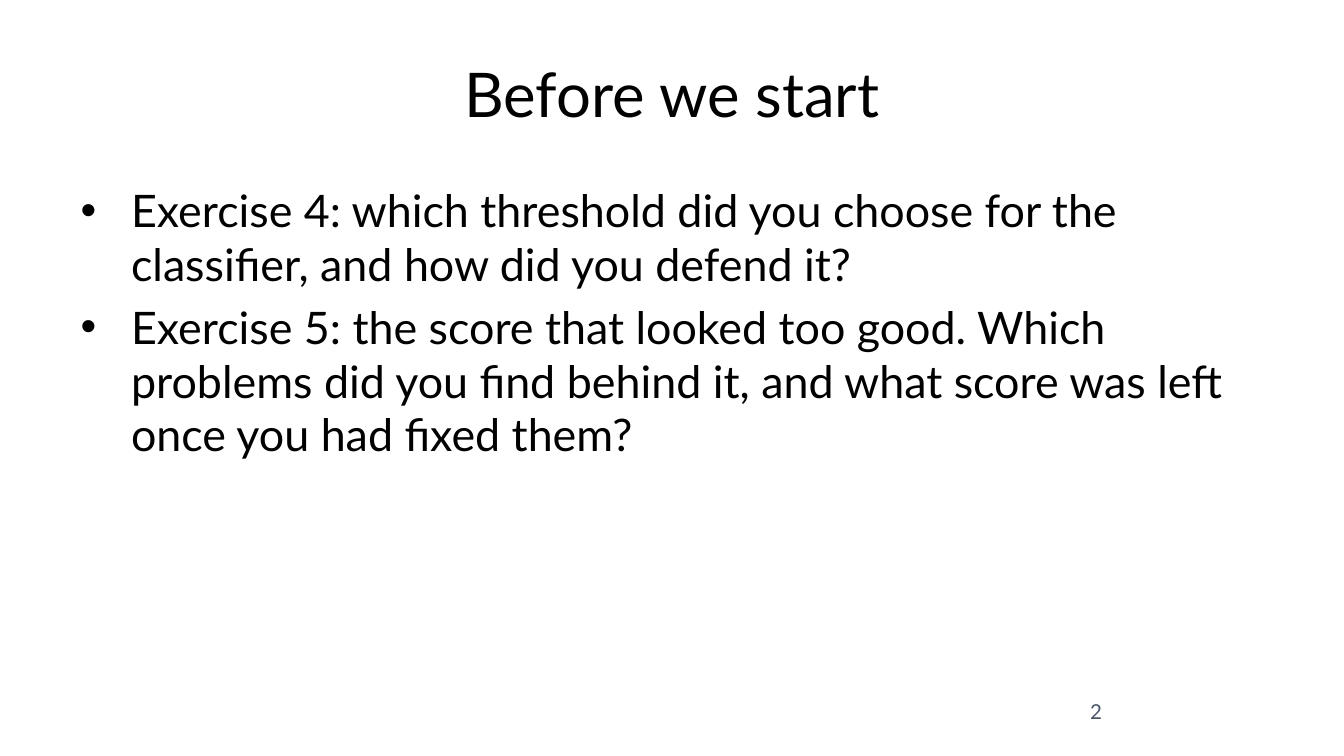
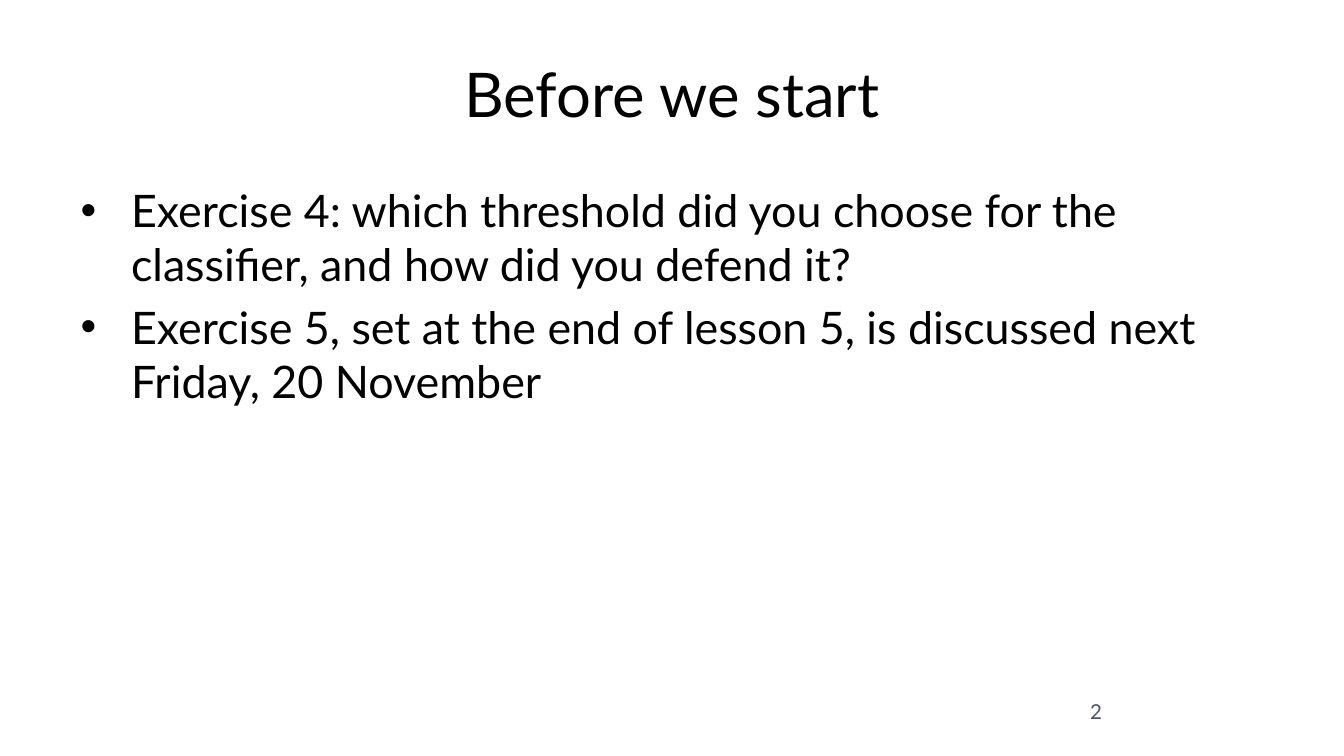
Before and after one commit to fabioantonini/technologies-for-artificial-intelligence, a slide deck: slide 2 of Lessons/06_knn_naive_bayes_svm/Slides/knn_naive_bayes_svm_slides.pptx. Drawn at 1344x756 pixels with LibreOffice and Linux fonts; fonts in the diff are those of the drawing; background and template pictures are left out. Boxes give left, top, right and bottom in pixels: in the first picture for what was removed or moved away, otherwise in the second. Text is boxed around its words. In the diff, an @@ line names an element or a change of style, - is before the commit and + after.

```diff
--- a/Lessons/06_knn_naive_bayes_svm/Slides/knn_naive_bayes_svm_slides.pptx
+++ b/Lessons/06_knn_naive_bayes_svm/Slides/knn_naive_bayes_svm_slides.pptx
@@ text at [131, 311, 1196, 406]: text changed @@
-• Exercise 5: the score that looked too good. Which problems did you find behind it, and what score was left once you had fixed them?
+• Exercise 5, set at the end of lesson 5, is discussed next Friday, 20 November
```
Also in this commit, not shown: 6 other files.
